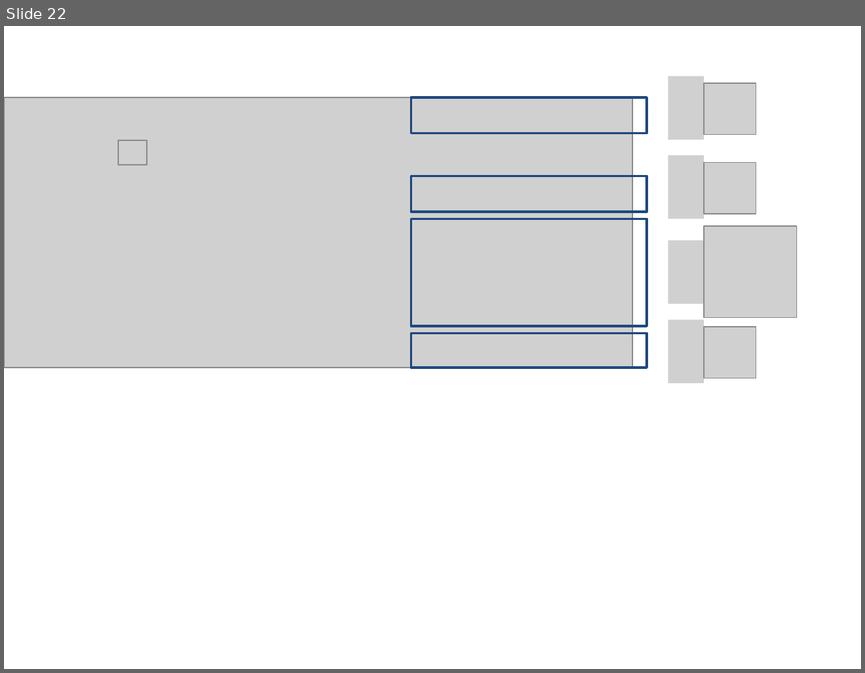
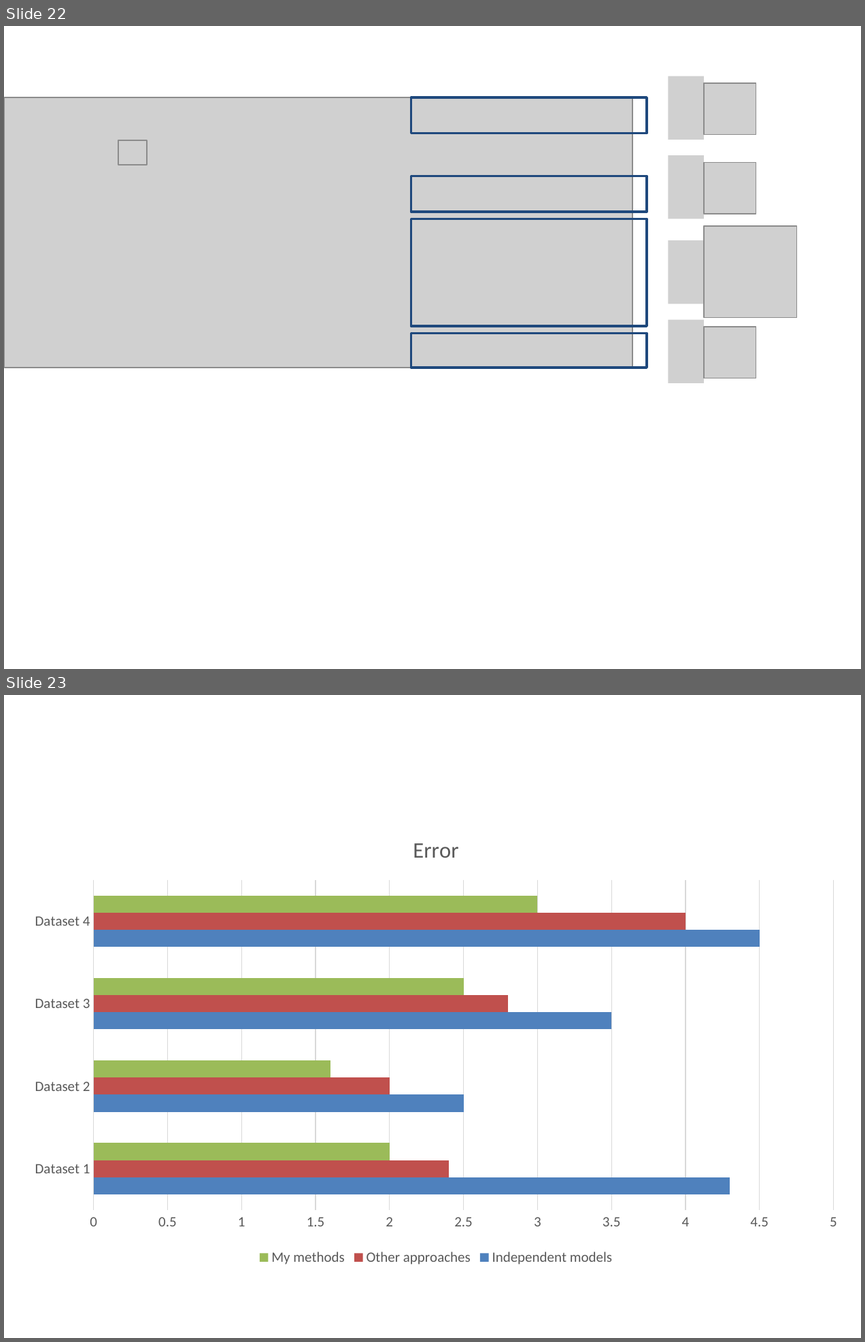
Before and after one commit to willemwaegeman/tutorialECMLPKDD2018, a slide deck: Figures/pictures.pptx. Shown one above the other, each under a label of ours: slide 22 before the commit, slides 22 and 23 after it. The pictures are 865x673 and 865x1342 pixels, drawn with LibreOffice and Linux fonts; fonts in the diff are those of the drawing; grey boxes stand for pictures; background and template pictures are left out. Boxes give left, top, right and bottom in pixels: in the first picture for what was removed or moved away, otherwise in the second. Text is boxed around its words. In the diff, an @@ line names an element or a change of style, - is before the commit and + after.

```diff
--- a/Figures/pictures.pptx
+++ b/Figures/pictures.pptx
@@ slide 23 added at <box>4,695,861,1338</box>, background #FFFFFF @@
@@ bar chart added at <box>18,817,854,1269</box> @@
+title "Error "
+categories: Dataset 1, Dataset 2, Dataset 3, Dataset 4
+Independent models: 4.3, 2.5, 3.5, 4.5
+Other approaches: 2.4, 2, 2.8, 4
+My methods: 2, 1.6, 2.5, 3
```
Also in this commit, not shown: 15 other files.
